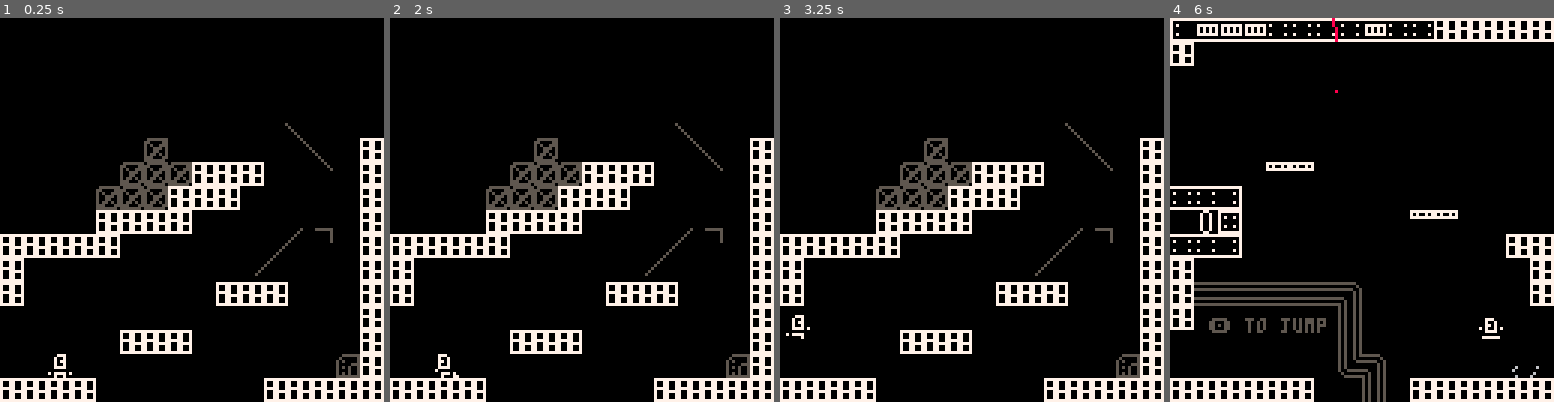
Above: before the commit, frames 1-4 (left to right).
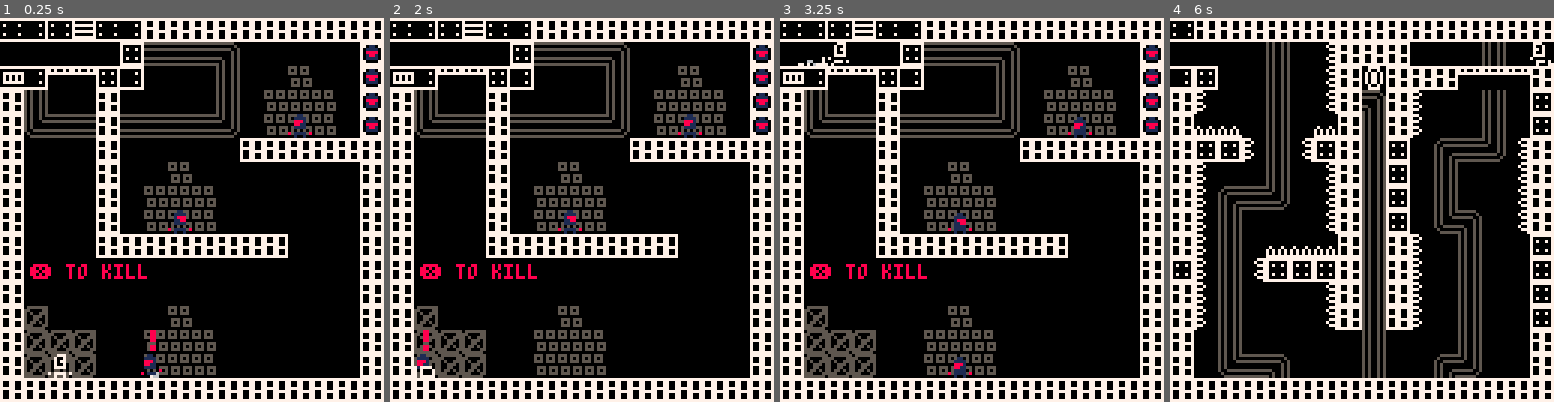
Above: after the commit, the same moments.

Repository: OllieBlomfield/nin
Game: PICO-8 cartridge nin.p8
Same seed, same stepped clock (60 frames per second), same inputs: the game is played once before the commit and once after it.
Inputs:
- Up to frame 1 (0.25 s): no input
- Up to frame 2 (2 s): tap O (Z key) at 0.33, 0.7, 1.43 s; tap X (X key) at 1.07 s; hold Left from 1.97 s (still down)
- Up to frame 3 (3.25 s): tap X (X key) every 0.33 s from 2.07 to 3.07 s; tap O (Z key) at 2.22, 3.1 s; release Left at 2.37 s; hold Down 2.42-2.82 s; hold Right from 2.87 s (still down)
- Up to frame 4 (6 s): tap X (X key) every 0.33 s from 3.4 to 5.73 s; release Right at 3.53 s; hold Up 3.58-4.08 s; tap O (Z key) at 3.98, 4.87, 5.75 s; hold Right 4.13-4.53 s; hold Down 4.58-5.08 s; hold Left 5.13-5.8 s; hold Up from 5.85 s (still down)

The runs differ from the first frame. In frame 1, 30% of the frame differs, in the area x 0-100%, y 0-100%; in frame 2, 30%; in frame 3, 30%; in frame 4, 33%.

Commit message:
Fixed level loading, coin collection and added screen

Diff:
--- a/nin.p8
+++ b/nin.p8
@@ -280,7 +280,7 @@
 
 
 __gff__
-0000804780610000000047474747478000000000000000000000000080880000000000000000000000000000000000000000000000000000000000000000000080808080808040000000000000000000804780800080000000000000000000008047808080000000000000000000000000000000000000000000000000000000
+0000804780610000000047474747478000000000000000000000000080888847000000000000000000000000000000000000000000000000000000000000000080808080808040000000000000000000804780808080000000000000000000008047808080000000000000000000000000000000000000000000000000000000
 0000000000000000000000000000000000000000000000000000000000000000000000000000000000000000000000000000000000000000000000000000000000000000000000000000000000000000000000000000000000000000000000000000000000000000000000000000000000000000000000000000000000000000
 __map__
 0303000000510303030303030303030303030000000000000000000000000000000000000000000000000000000000000000000000000000000000000000000000000000000000000000000000000000000000000000000000000000000000000000000000000000000000000000000000000000000000000000000000000000
@@ -299,3 +299,19 @@
 0302020203050502020202030200000300000000000000000000000000000000000000000000000000000000000000000000000000000000000000000000000000000000000000000000000000000000000000000000000000000000000000000000000000000000000000000000000000000000000000000000000000000000
 0303020202020202020202020200000300000000000000000000000000000000000000000000000000000000000000000000000000000000000000000000000000000000000000000000000000000000000000000000000000000000000000000000000000000000000000000000000000000000000000000000000000000000
 0303030303030303030303030303030300000000000000000000000000000000000000000000000000000000000000000000000000000000000000000000000000000000000000000000000000000000000000000000000000000000000000000000000000000000000000000000000000000000000000000000000000000000
+0303030303030303030303030303030300000000000000000000000000000000000000000000000000000000000000000000000000000000000000000000000000000000000000000000000000000000000000000000000000000000000000000000000000000000000000000000000000000000000000000000000000000000
+0000000000000000000000000000000300000000000000000000000000000000000000000000000000000000000000000000000000000000000000000000000000000000000000000000000000000000000000000000000000000000000000000000000000000000000000000000000000000000000000000000000000000000
+0000000000000000000000000000000300000000000000000000000000000000000000000000000000000000000000000000000000000000000000000000000000000000000000000000000000000000000000000000000000000000000000000000000000000000000000000000000000000000000000000000000000000000
+0000000000000000000000000000000300000000000000000000000000000000000000000000000000000000000000000000000000000000000000000000000000000000000000000000000000000000000000000000000000000000000000000000000000000000000000000000000000000000000000000000000000000000
+0062000055555555555500000000000300000000000000000000000000000000000000000000000000000000000000000000000000000000000000000000000000000000000000000000000000000000000000000000000000000000000000000000000000000000000000000000000000000000000000000000000000000000
+03030e1c1c1c1c1c1c1c1c0e0300000300000000000000000000000000000000000000000000000000000000000000000000000000000000000000000000000000000000000000000000000000000000000000000000000000000000000000000000000000000000000000000000000000000000000000000000000000000000
+03030a0b0c610c0c0c0b0c0d0000000300000000000000000000000000000000000000000000000000000000000000000000000000000000000000000000000000000000000000000000000000000000000000000000000000000000000000000000000000000000000000000000000000000000000000000000000000000000
+0300000000555500000000000000000300000000000000000000000000000000000000000000000000000000000000000000000000000000000000000000000000000000000000000000000000000000000000000000000000000000000000000000000000000000000000000000000000000000000000000000000000000000
+0300000000555500006200000000000300000000000000000000000000000000000000000000000000000000000000000000000000000000000000000000000000000000000000000000000000000000000000000000000000000000000000000000000000000000000000000000000000000000000000000000000000000000
+0300000000555500000000000000000300000000000000000000000000000000000000000000000000000000000000000000000000000000000000000000000000000000000000000000000000000000000000000000000000000000000000000000000000000000000000000000000000000000000000000000000000000000
+0300000000555500000000000000000300000000000000000000000000000000000000000000000000000000000000000000000000000000000000000000000000000000000000000000000000000000000000000000000000000000000000000000000000000000000000000000000000000000000000000000000000000000
+0300000000555500000000000505050e00000000000000000000000000000000000000000000000000000000000000000000000000000000000000000000000000000000000000000000000000000000000000000000000000000000000000000000000000000000000000000000000000000000000000000000000000000000
+030000000055551c1c1c1c1c1c1c1c0300000000000000000000000000000000000000000000000000000000000000000000000000000000000000000000000000000000000000000000000000000000000000000000000000000000000000000000000000000000000000000000000000000000000000000000000000000000
+0e050505050a0d0c0d0e0b0d0c0c0d0300000000000000000000000000000000000000000000000000000000000000000000000000000000000000000000000000000000000000000000000000000000000000000000000000000000000000000000000000000000000000000000000000000000000000000000000000000000
+0e00000000000000000000000000000000000000000000000000000000000000000000000000000000000000000000000000000000000000000000000000000000000000000000000000000000000000000000000000000000000000000000000000000000000000000000000000000000000000000000000000000000000000
+0a0c0c0c0d0c0b0b0c0c0d0c0c0c0c0300000000000000000000000000000000000000000000000000000000000000000000000000000000000000000000000000000000000000000000000000000000000000000000000000000000000000000000000000000000000000000000000000000000000000000000000000000000
--- a/scripts/main.lua
+++ b/scripts/main.lua
@@ -6,4 +6,5 @@
 --TO DO:
 --Fix collision (make more efficient and fix jump x collision bug)
 --Fix issue of clipping up through platforms
---give grace frames for walljumping and falling
+--right and left collision for respawn
+--make character stretch when jump/run
--- a/scripts/objects/coin.lua
+++ b/scripts/objects/coin.lua
@@ -1,7 +1,9 @@
+collected={}
 coin_anim={6,7,8,9,8,7}
 coin = {
     update=function(self)
         if coll(plr,self) then
+            collected[lvl]=true
             del(objects,self)
         end
     end,
--- a/scripts/objects/object.lua
+++ b/scripts/objects/object.lua
@@ -15,9 +15,10 @@
     for sx=0,15 do
         for sy=0,15 do
             local s = mget(sx+mx,sy+my)
-            if s==28 then add_object(spike,sx*8,(sy*8)+4,4)
-            elseif s==29 then add_object(spike,(sx*8)+4,sy*8,8,4)
-            elseif s==6 then add_object(coin,sx*8,sy*8,8,8,1)
+            if s==28 then add_object(spike,(sx*8)+1,(sy*8)+4,4,6)
+            elseif s==29 then add_object(spike,(sx*8)+5,sy*8,8,2)
+            elseif s==30 then add_object(spike,sx*8,sy*8,8,2)
+            elseif s==6 and not collected[lvl] then add_object(coin,sx*8,sy*8,8,8,1)
             elseif s==98 then add_object(switch,sx*8,sy*8,8,8)
             elseif s==85 then add_object(switch_block,sx*8,sy*8)
             end
--- a/scripts/objects/spike.lua
+++ b/scripts/objects/spike.lua
@@ -1,9 +1,4 @@
 spike = {
-    x=0,
-    y=0,
-    h=8,
-    w=8,
-
     update=function(self)
         if coll(self,plr) and plr.respawn_state==0 then plr.respawn_state=1 end
     end,
--- a/scripts/scenes/levels.lua
+++ b/scripts/scenes/levels.lua
@@ -1,4 +1,4 @@
-levels={{
+--[[levels={{
     function()
         add_object(spike,8,8,4)
     end,
@@ -9,14 +9,15 @@
     end,
     function() line(54,-1,55,6,8) print("🅾️ to jump",13,100,5) end
 },{0,function() line(85,85,100,70,5) line(110,70,110,74) line(110,70,105,70) line(110,50,95,35) end},{0,0},{0,0},{0,0}, …(366 unchanged characters)…
-
---[[levels={}
+--]]
+levels={}
 for i=1,32 do levels[i]={0,0} end
-levels[2]={function()
-    add_blood_drip(55,7)
-end,
-function() line(54,-1,55,6,8) print("🅾️ to jump",13,100,5) end
-}--]]
+levels[1] = {function() end,function() end}
+levels[2]={function() add_blood_drip(55,7) end, function() line(54,-1,55,6,8) print("🅾️ to jump",13,100,5) end}
+levels[9]={0,0,{86,112}}
+levels[10]={0,0,{2,8}}
+levels[11]={function() add_enemy(56,112,0,-1) add_enemy(56,64,0,1) add_enemy(96,24,0,-1) end,function() print("❎ to kill",10,82,8) end,{20,8}}
+levels[12]={0,0,{2,20}}
 function level_load()
     lvl = 1+(mx/16)+(((48-my)/16)*8)
     t = 0
@@ -39,7 +40,7 @@
 function level_init(lvl)
     --reload(0x1000, 0x1000, 0x2000,'data/map00.p8')
     mx=32
-    my=48
+    my=32
     level_load()
     player_init({16,112})
 end
Not shown, changed: 35 lines of the sprite sheet (__gfx__) section of nin.p8
